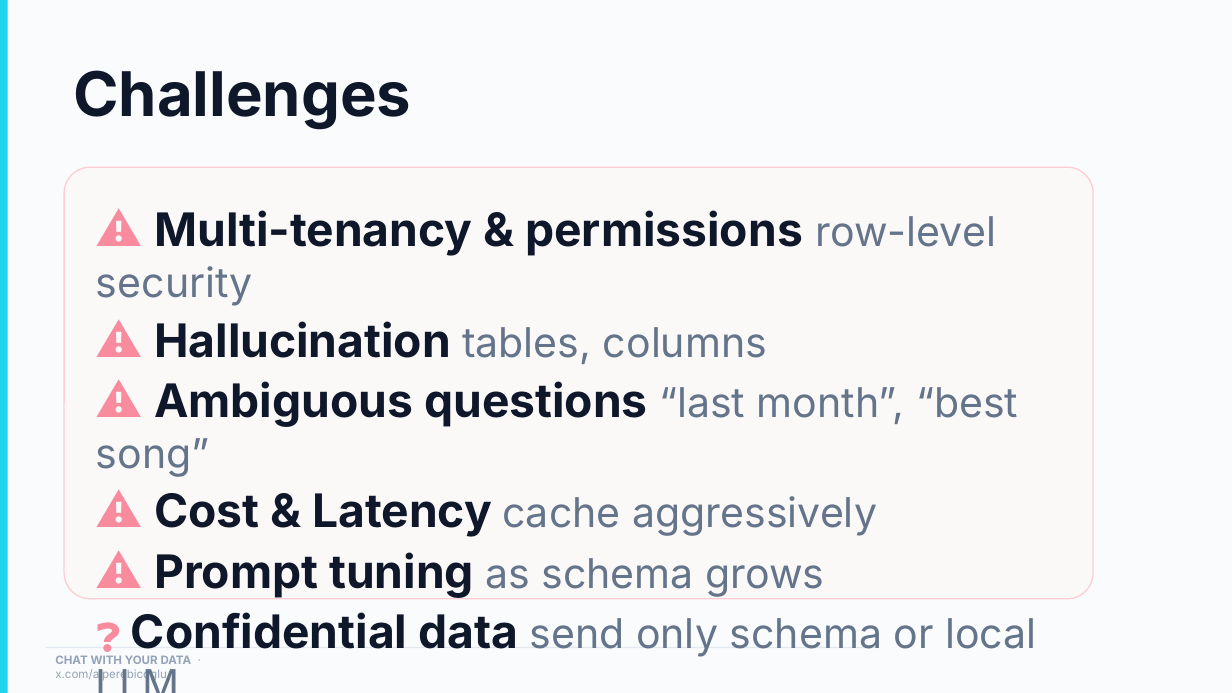
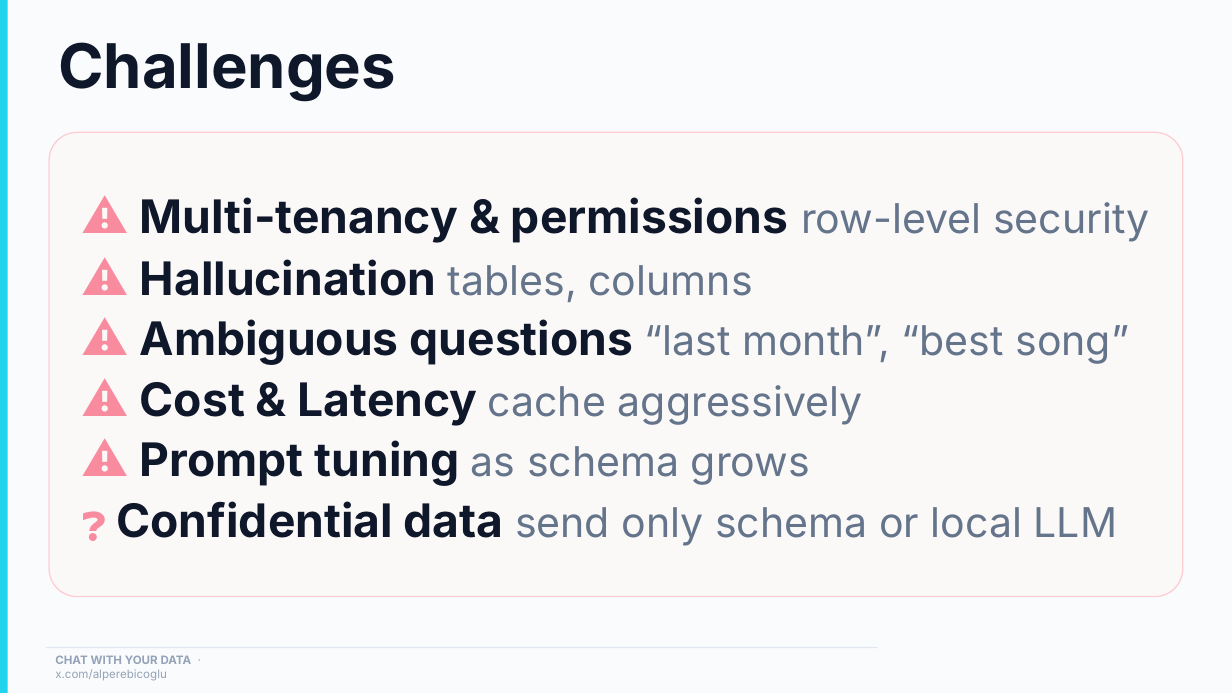
Before and after one commit to ebicoglu/chat-with-your-data-conference, a slide deck: slide 20 of Presentation.pptx. Drawn at 1232x693 pixels with LibreOffice and Linux fonts; fonts in the diff are those of the drawing; background and template pictures are left out. Boxes give left, top, right and bottom in pixels: in the first picture for what was removed or moved away, otherwise in the second. Text is boxed around its words. In the diff, an @@ line names an element or a change of style, - is before the commit and + after.

```diff
--- a/Presentation.pptx
+++ b/Presentation.pptx
@@ title "Challenges": place and size @@
-title "Challenges" at [73,70,411,129]
+title "Challenges" at [58,42,396,101]
@@ rounded rectangle "⚠ Multi-tenancy & permissions row-level ...": place and size @@
-rounded rectangle "⚠ Multi-tenancy & permissions row-level ..." at [64,167,1093,599]
+rounded rectangle "⚠ Multi-tenancy & permissions row-level ..." at [49,132,1183,596]
@@ rounded rectangle "⚠ Multi-tenancy & permissions row-level ..." at [49,132,1183,596]: vertical alignment top to middle @@
```
Also in this commit, not shown: 5 other slides changed.
